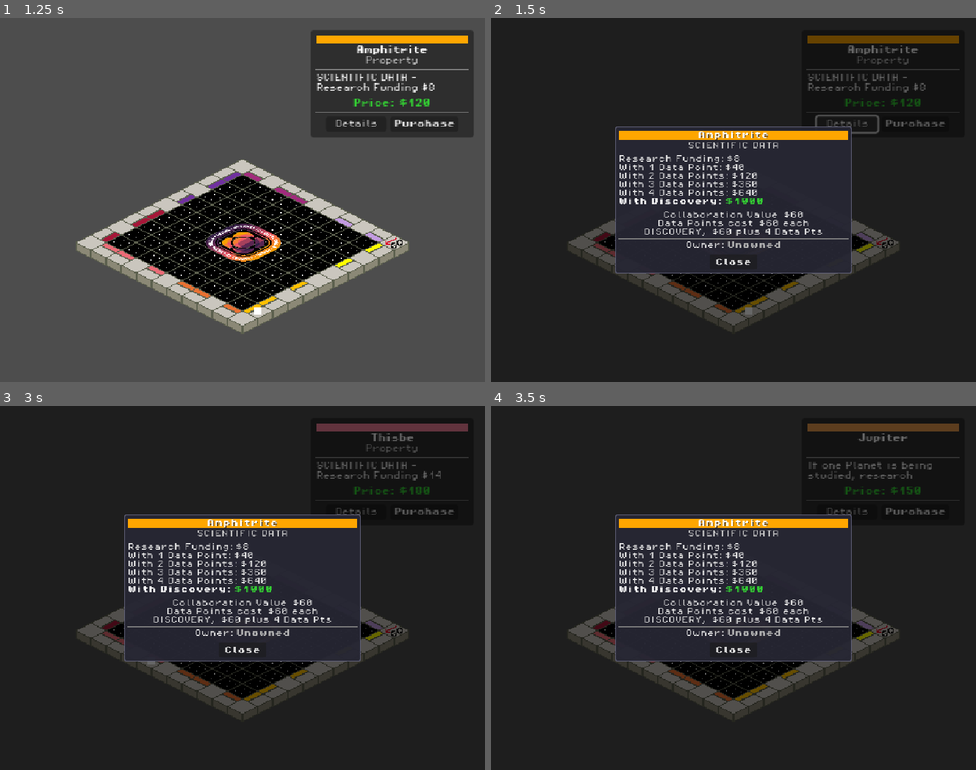
Above: before the commit, frames 1-4 (two rows, left to right).
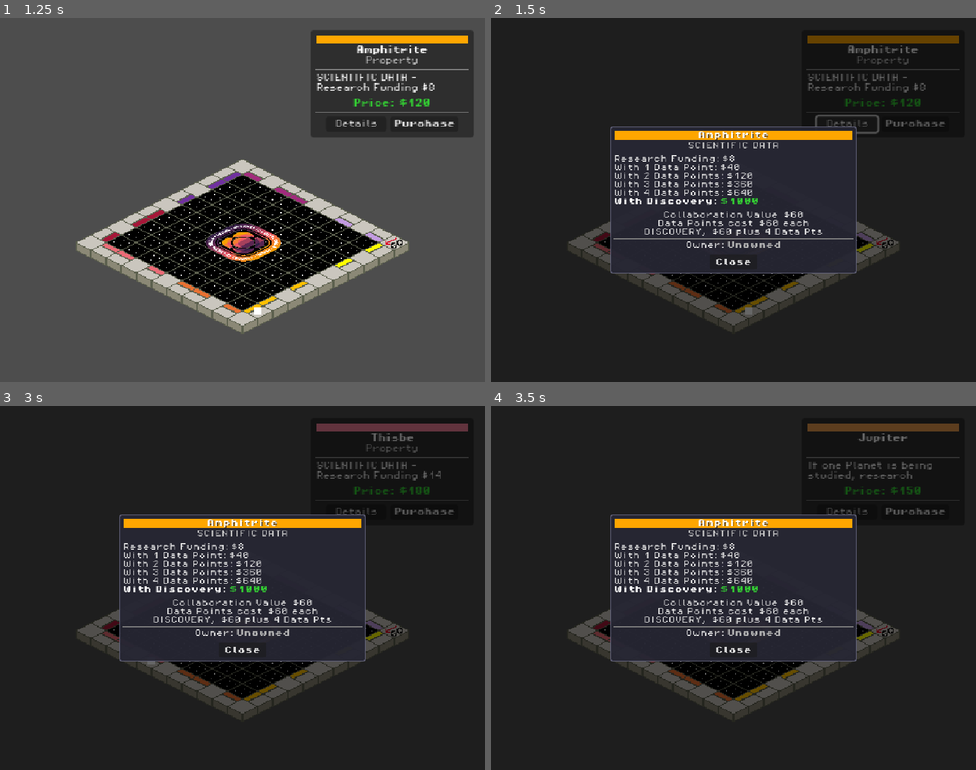
Above: after the commit, the same moments.

Repository: MissionToPsyche-Platinum/platinum_24d_game_psycheopoly-psb
Game: Godot game, scene res://scenes/GameBoard.tscn
Same seed, same stepped clock (60 frames per second), same inputs: the game is played once before the commit and once after it.
Inputs:
- Up to frame 1 (1.25 s): tap Enter at 0.5 s; hold Right from 0.53 s (still down); tap Space at 0.77 s
- Up to frame 2 (1.5 s): release Right at 1.25 s; click "Details" at 1.25 s
- Up to frame 3 (3 s): click "Purchase" at 2 s; tap Space at 2.75 s; hold Left from 2.78 s (still down)
- Up to frame 4 (3.5 s): keep holding Left; tap Space at 3.02 s

Frame 1 is identical in both runs. In frame 2, 2.0% of the frame differs, in the area x 24-76%, y 29-71%; in frame 3, 2.0%; in frame 4, 2.0%.

Commit message:
fix: adjusted minimum size for popup

Diff:
--- a/scenes/PropertyDetailsPopup.tscn
+++ b/scenes/PropertyDetailsPopup.tscn
@@ -49,7 +49,7 @@
 mouse_filter = 2
 
 [node name="Panel" type="Panel" parent="Control/CenterContainer"]
-custom_minimum_size = Vector2(500, 310)
+custom_minimum_size = Vector2(520, 310)
 layout_mode = 2
 mouse_filter = 1
 theme_override_styles/panel = SubResource("StyleBoxFlat_panel")
